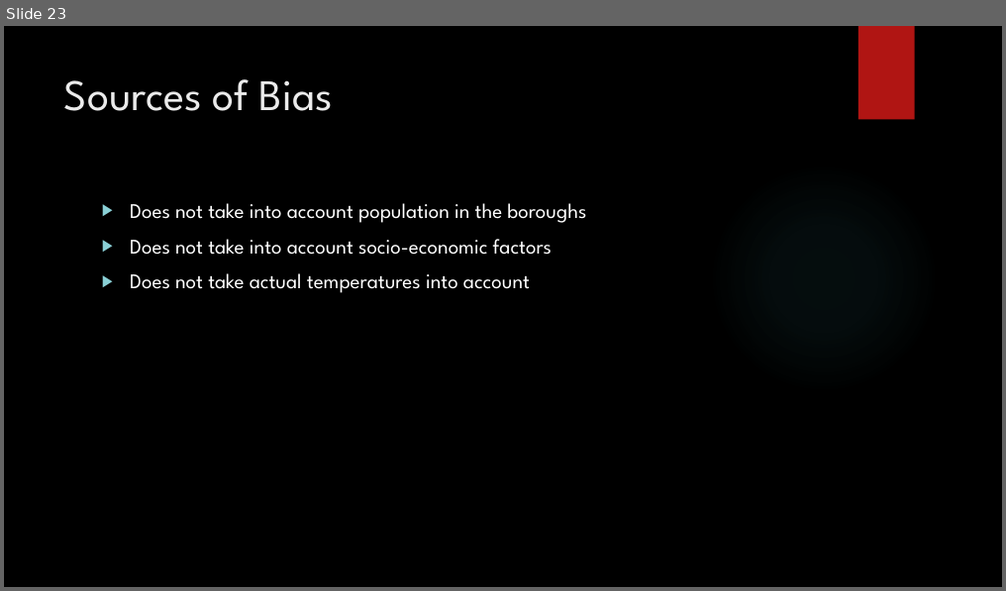
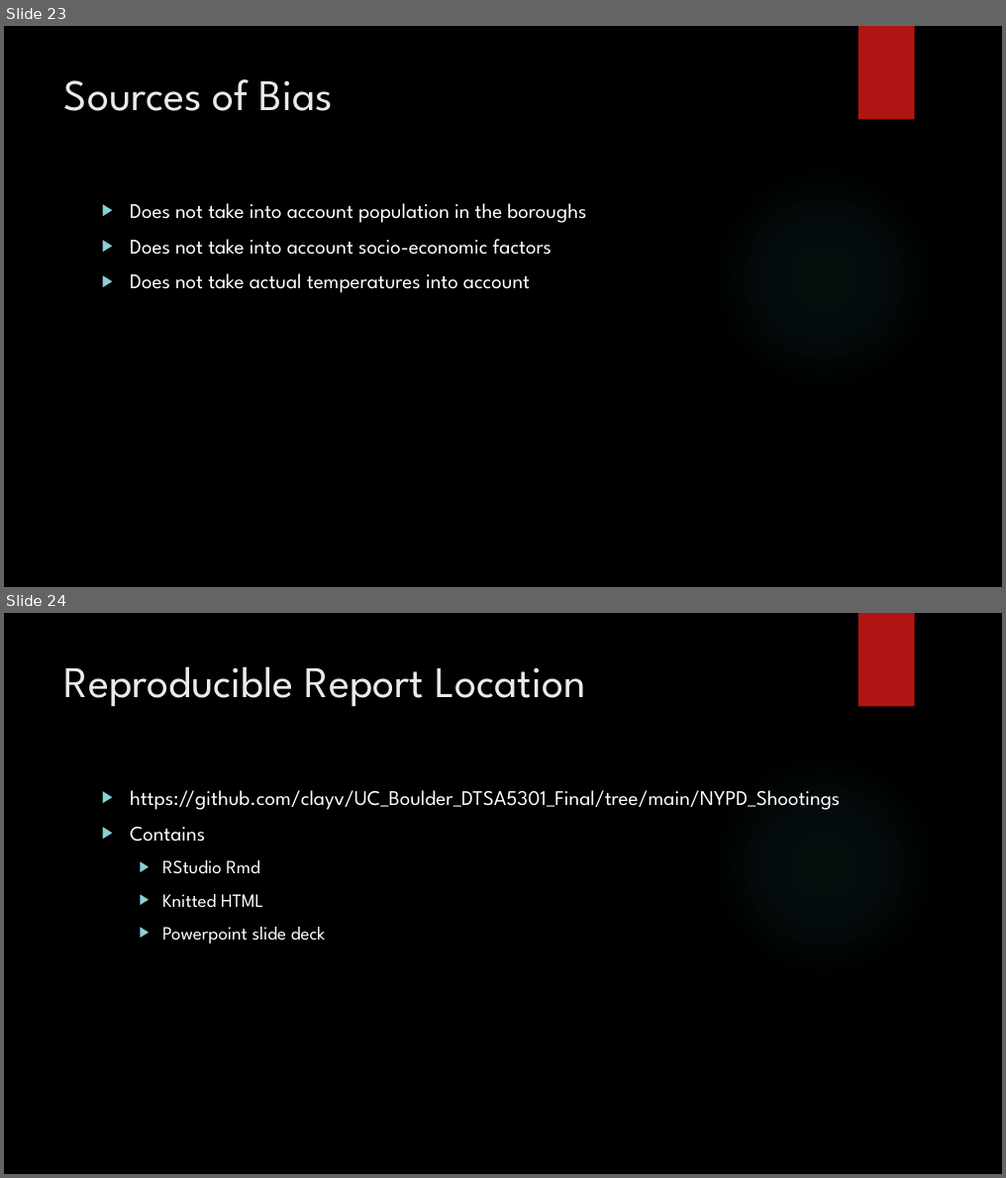
Before and after one commit to clayv/UC_Boulder_DTSA5301_Final, a slide deck: NYPD_Shootings/Seasons & Shootings.pptx. Shown one above the other, each under a label of ours: slide 23 before the commit, slides 23 and 24 after it. The pictures are 1006x591 and 1006x1178 pixels, drawn with LibreOffice and Linux fonts; fonts in the diff are those of the drawing; background and template pictures are left out. Boxes give left, top, right and bottom in pixels: in the first picture for what was removed or moved away, otherwise in the second. Text is boxed around its words. In the diff, an @@ line names an element or a change of style, - is before the commit and + after.

```diff
--- a/NYPD_Shootings/Seasons & Shootings.pptx
+++ b/NYPD_Shootings/Seasons & Shootings.pptx
@@ slide 24 added at [4,613,1002,1174], background picture (left out); not listed: 2 template elements that a slide beside it also shows @@
@@ title added at [64,666,585,706], 42 pt, text #EBEBEB @@
+Reproducible Report Location
@@ text added at [130,790,840,944], 20 pt, text #FFFFFF @@
+▶ https://github.com/clayv/UC_Boulder_DTSA5301_Final/tree/main/NYPD_Shootings
+▶ Contains
+  ▶ RStudio Rmd
+  ▶ Knitted HTML
+  ▶ Powerpoint slide deck
```
Also in this commit, not shown: 1 other slide added.
